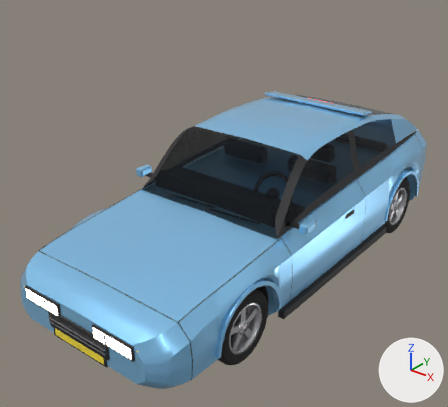
The glTF model godot/assets/models/civik.glb as it was, and as the next commit left it.
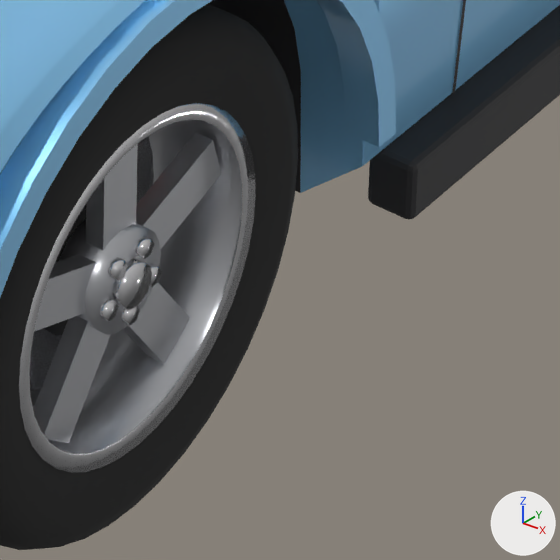
The first picture shows the older version from a 50 mm camera at (2.97, -4.14, 3.07) aimed at (-0.11, -0.3, 0.68). The close-ups show the older and then the newer version on the part from 51% to 68% of the width and 71% to 90% of the height of that picture. Only the edits that show in the close-ups are written down. Arrows for +X, +Y and +Z are at lower right; the lights stay in place. Where no turn or scale is listed for an object, it has been applied to the vertices.

Names of what the first close-up shows: 'door_L', 'fender_L', 'flare_FL', 'skirt_L', 'underbody', 'wheel_FL' and 1 more.
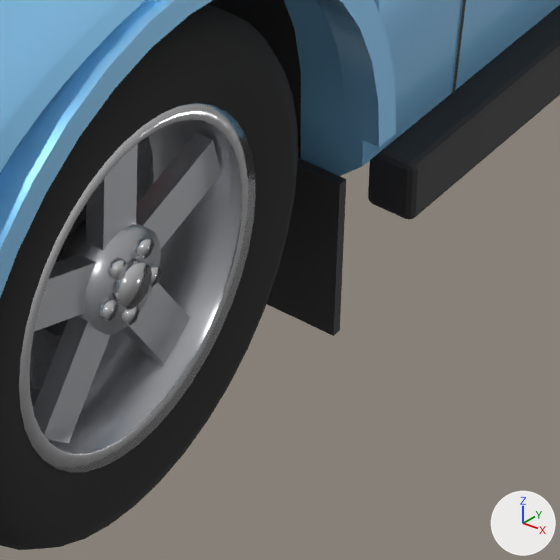
The change, as JSON lines over the scene's bpy script:
```json
{"op": "add", "block": "me_mudflap_fl", "code": ["me_mudflap_fl = bpy.data.meshes.new('mudflap_FL')", "me_mudflap_fl.from_pydata(...)  # a box spanning x -0.11..0.11, y -0.006..0.006, z -0.1..0.1", "me_mudflap_fl.materials.append(mat_trim)  # black #242427"]}
{"op": "add", "block": "ob_mudflap_fl", "code": ["ob_mudflap_fl = bpy.data.objects.new('mudflap_FL', me_mudflap_fl)", "ob_mudflap_fl.location = (0.72, -0.855, 0.14)"]}
```

Pixel boxes (x1, y1, x2, y2) of what changed, in the close-ups (560 x 560 px):
```json
{"object": "mudflap_FL", "change": "added", "after": [267, 158, 346, 336], "on screen": "black"}
```
